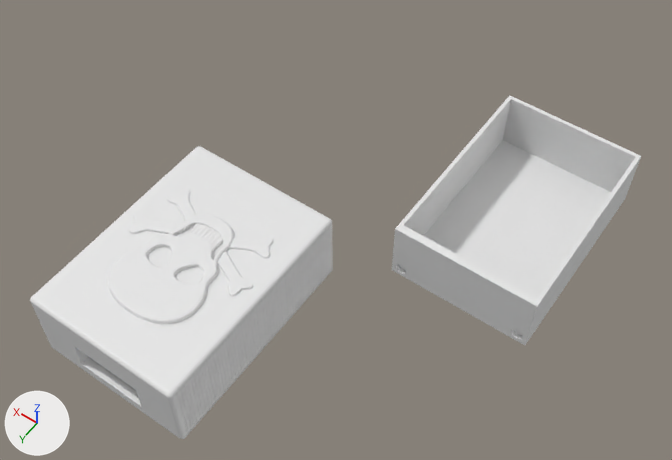
The Blender file podelkonazapalki/podelkoczaszka.blend: old version first, new version second.
Before and after are seen from a 50 mm camera at (-9.67, 11.9, 18.18) aimed at (-1.89, 1.01, 1.07). Lighting does not change. The marker at lower left points along +X, +Y and +Z.
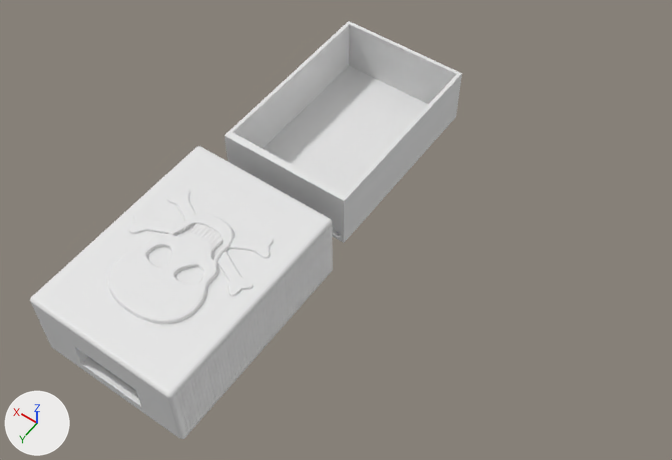
Pixel boxes (x1, y1, x2, y2) of what changed, in the pictures (672 x 460 px):
'Cube.001', moved
    before: (392, 95, 641, 345)
    after: (224, 21, 462, 243)

Patch to the scene script:
```diff
--- a/podelkonazapalki/podelkoczaszka.blend.py
+++ b/podelkonazapalki/podelkoczaszka.blend.py
@@ ob_cube_001 @@
 ob_cube_001 = bpy.data.objects.new('Cube.001', me_cube_001)
-ob_cube_001.location = (-5.0, -2.86, 0.0)
+ob_cube_001.location = (0.0, -2.86, 0.0)
 ob_cube_001.rotation_euler = (0.0, 0.0, -1.571)  # degrees (0, 0, -90)
```
